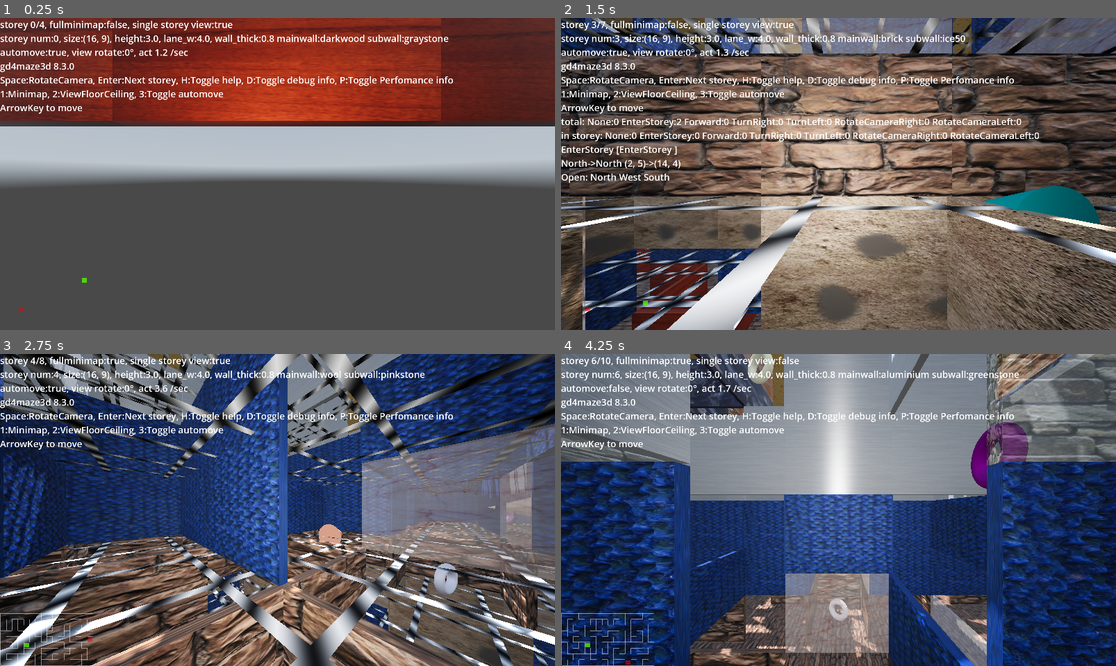
Above: before the commit, frames 1-4 (two rows, left to right).
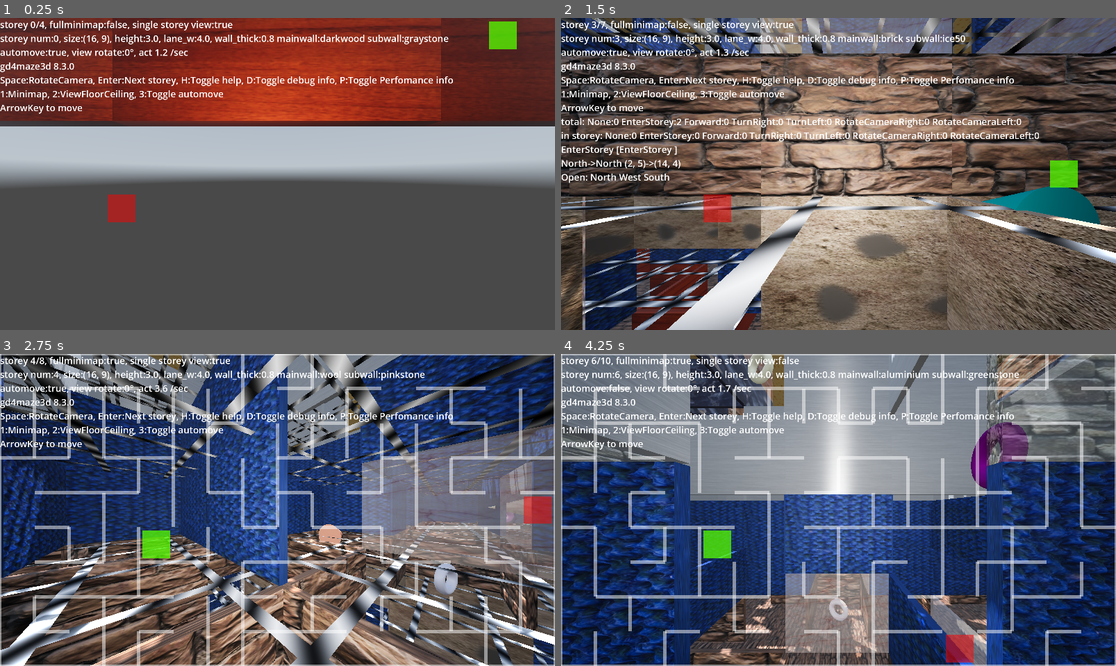
Above: after the commit, the same moments.

Repository: kasworld/gd4maze3d
Game: Godot game, scene res://main.tscn
Same seed, same stepped clock (60 frames per second), same inputs: the game is played once before the commit and once after it. A sky picture missing from this copy of the repository is replaced by a grey-blue gradient.
Inputs (mouse positions are in pixels of both pictures, inside the frame that each line leads up to):
- Up to frame 1 (0.25 s): no input
- Up to frame 2 (1.5 s): tap Enter at 0.5, 0.6, 1.35 s; move the mouse to (960, 158) at 0.52 s; hold D 0.53-1.28 s; click (960, 158) at 0.67 s; tap Space at 0.77 s; move the mouse to (727, 189) at 1.27 s; hold Down from 1.28 s (still down)
- Up to frame 3 (2.75 s): tap Space at 1.52 s; move the mouse to (333, 441) at 2.02 s; release Down at 2.03 s; hold D from 2.03 s (still down); tap 1 at 2.1 s; tap Enter at 2.3 s
- Up to frame 4 (4.25 s): move the mouse to (810, 572) at 2.77 s; release D at 2.78 s; hold Up 2.78-3.53 s; tap 2 at 2.85 s; click (810, 572) at 2.92 s; tap Space at 3.02, 3.77 s; tap Enter at 3.05, 3.8 s; move the mouse to (1005, 556) at 3.52 s; hold Left from 3.53 s (still down); tap 3 at 3.6 s

The runs differ from the first frame. In frame 1, 0.9% of the frame differs, in the area x 3-94%, y 1-94%; in frame 2, 0.9%; in frame 3, 10%; in frame 4, 10%, in the area x 0-100%, y 0-100%.

Commit message:
fullscreen minimap overlay

Diff:
--- a/main.gd
+++ b/main.gd
@@ -146,8 +146,8 @@
 var vp_size :Vector2
 func vpsize_changed()->void:
 	vp_size = get_viewport().get_visible_rect().size
-	minimap.position.y = vp_size.y -minimap.get_height() -2
-	minimap.position.x = 2
+	minimap.position.y = vp_size.y -minimap.get_height()
+	minimap.position.x = 0
 
 func enter_new_storey()->void:
 	cur_storey_index +=1
@@ -157,8 +157,9 @@
 	$Ceiling.position.y = storey_list.size()*storey_h
 	change_floor_ceiling_visible(view_floor_ceiling,view_floor_ceiling)
 
-	var map_scale = 20
+	vp_size = get_viewport().get_visible_rect().size
 	var cur_storey = get_cur_storey()
+	var map_scale = min( vp_size.x / cur_storey.maze_size.x , vp_size.y / cur_storey.maze_size.y )
 	if minimap != null:
 		minimap.queue_free()
 	minimap = minimap_scene.instantiate()
